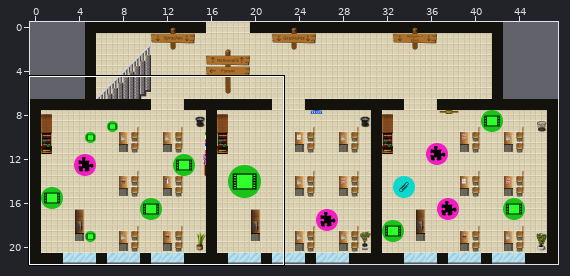
An edit to a level. Tiled map (JSON), maps/neubau.json. The first picture is a wide view before the edit; the outline marks the close-up.
Close-up. Earlier state:
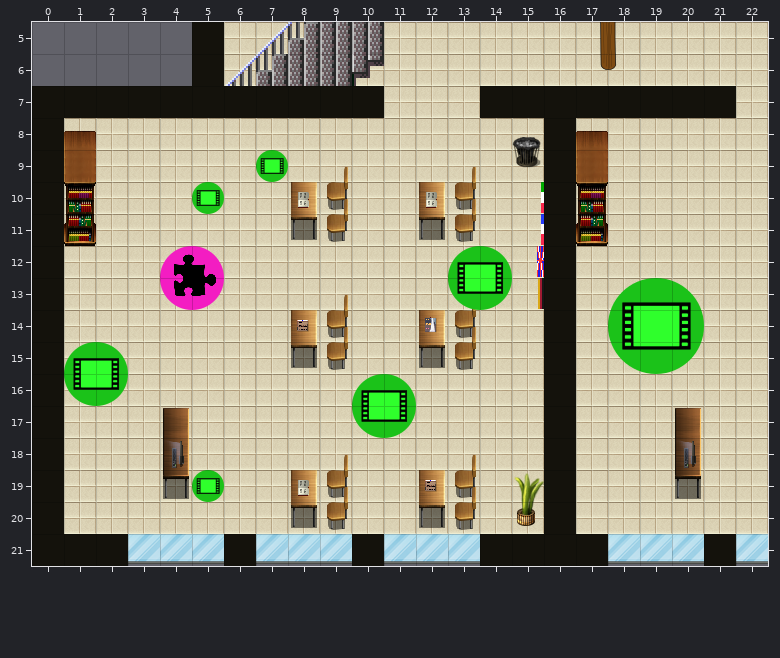
Cells are 32x32 px. Shown: x 0..22, y 5..21.
Now the later version:
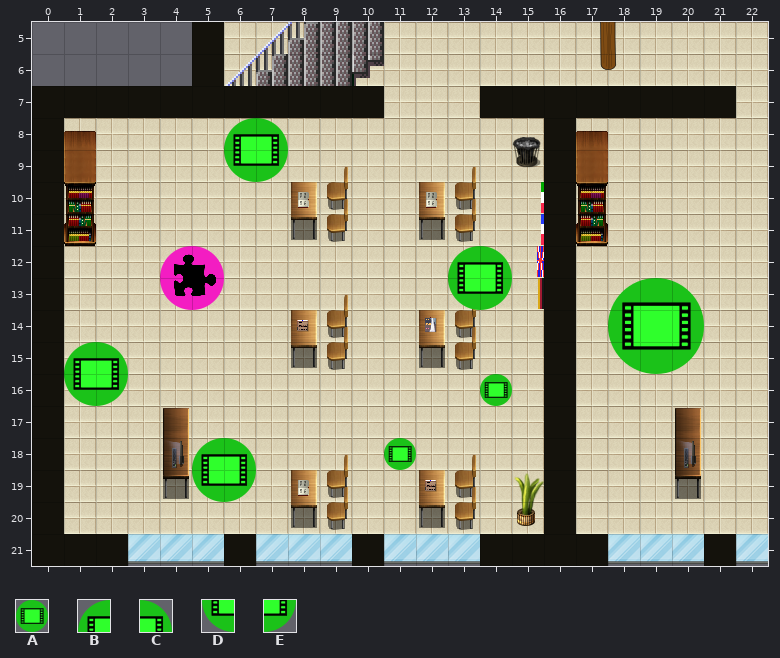
Key: from "Icons": A 41, B 42, C 43, D 53, E 54.
_ is an empty cell.
The commit says: Video Schilder geaendert
From old to new:
Layer "KochVideo_Franze":
The author put tile A in row 18 at x 11.
The edit erases tile B in row 16 at x 10.
The edit erases tile C in row 16 at x 11.
The edit erases tile D in row 17 at x 10.
The edit erases tile E in row 17 at x 11.
Layer "Video2_Franze":
The author put tile B in row 18 at x 5.
The author put tile C in row 18 at x 6.
Tile A becomes tile D in row 19 at x 5.
The author put tile E in row 19 at x 6.
Layer "Video1_Latein":
The author put tile B in row 8 at x 6.
The author put tile C in row 8 at x 7.
The author put tile D in row 9 at x 6.
Tile A becomes tile E in row 9 at x 7.
Layer "Video2_Latein":
The author put tile A in row 16 at x 14.
The edit erases tile A in row 10 at x 5.
Where, in picture pixels (left, top, right, bottom), the same in both close-ups:
changed: (192, 118, 288, 214)
changed: (352, 374, 416, 470)
added: (480, 374, 512, 406)
changed: (192, 438, 256, 502)
